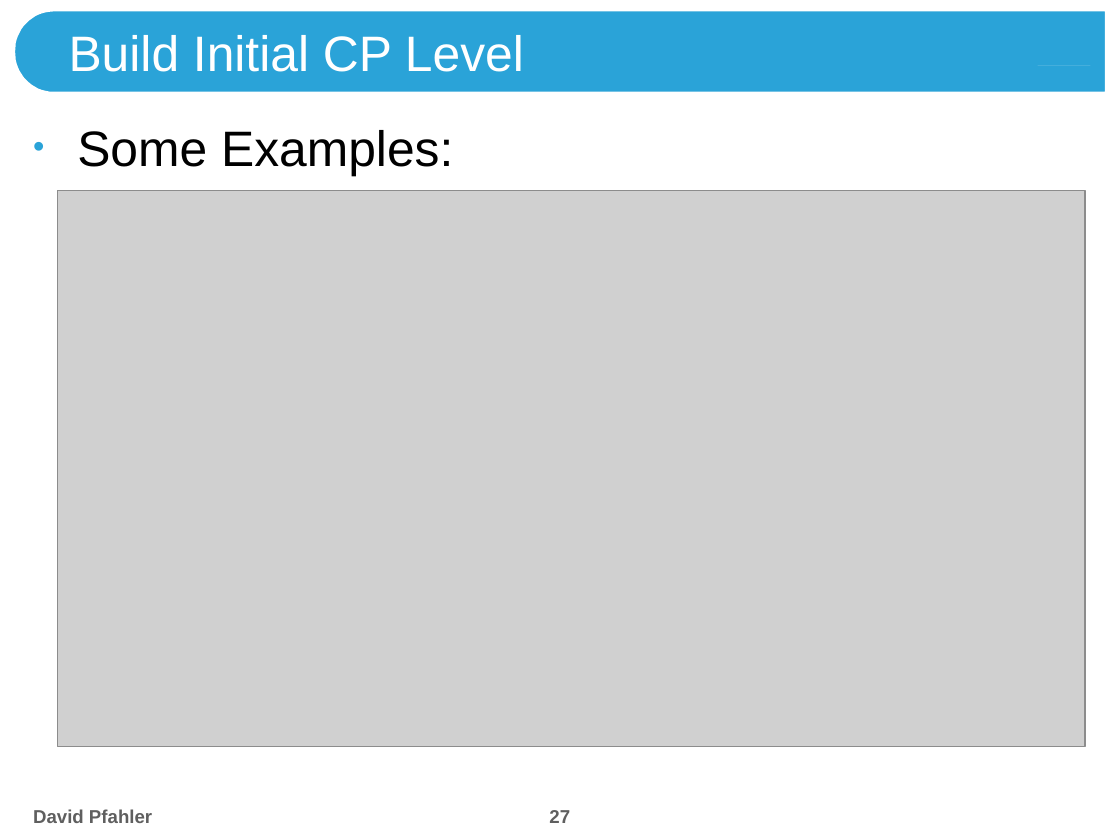
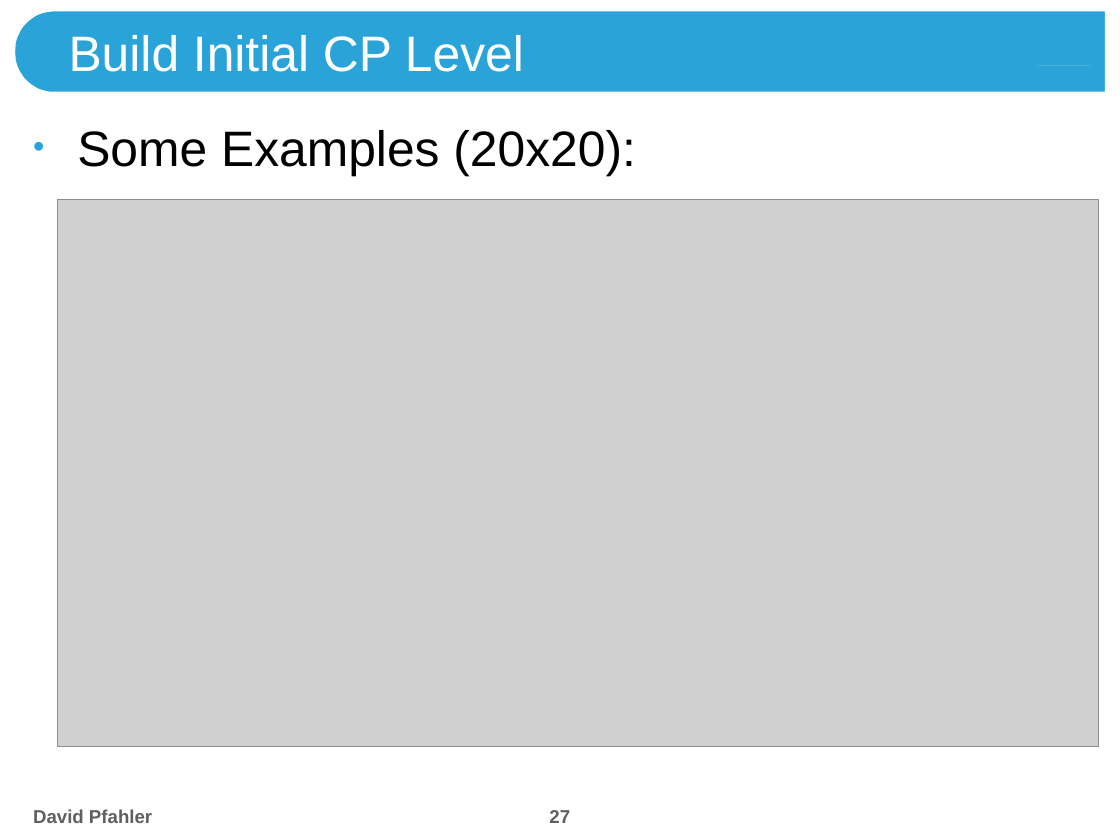
Before and after one commit to theShmoo/CombiPyr-ImSeg, a slide deck: slide 27 of doc/Combinatorial Pyramids.pptx. Drawn at 1120x840 pixels with LibreOffice and Linux fonts; fonts in the diff are those of the drawing; grey boxes stand for pictures; background and template pictures are left out. Boxes give left, top, right and bottom in pixels: in the first picture for what was removed or moved away, otherwise in the second. Text is boxed around its words. In the diff, an @@ line names an element or a change of style, - is before the commit and + after.

```diff
--- a/doc/Combinatorial Pyramids.pptx
+++ b/doc/Combinatorial Pyramids.pptx
@@ text at (x1=77, y1=130, x2=636, y2=177): text changed @@
-• Some Examples:
+• Some Examples (20x20):
@@ picture resized from (x1=57, y1=190, x2=1085, y2=746) to (x1=57, y1=199, x2=1098, y2=746) @@
```
Also in this commit, not shown: 24 other slides changed, 5 slides added, 1 slide removed, 9 other files.
